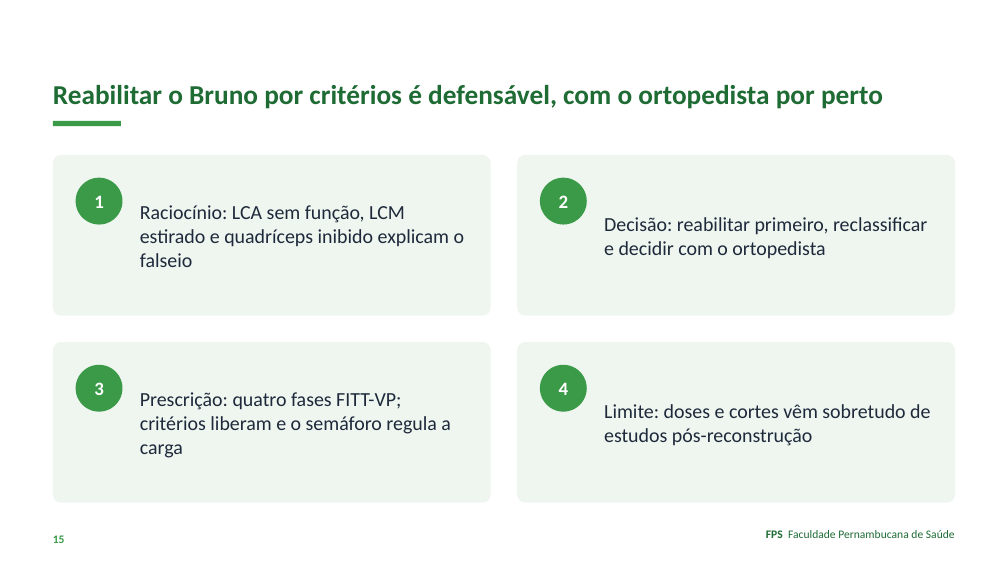
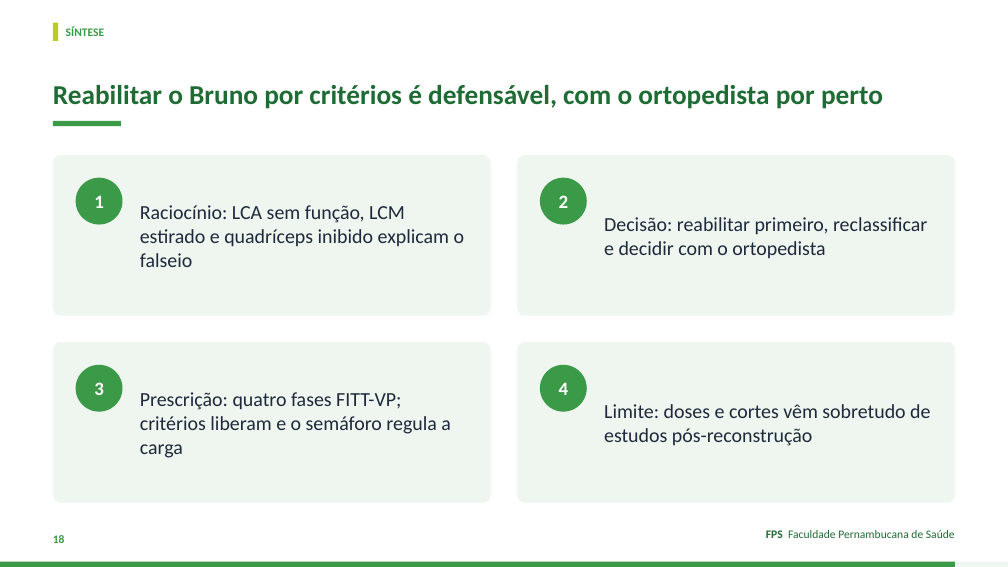
Before and after one commit to Institutomoraisandrade/CRM, a slide deck: slide 18 of trabalho-fps/trabalhos/2026-11-09-caso04-lca-lcm/apresentacao.pptx (slide 15 before the commit). Drawn at 1008x567 pixels with LibreOffice and Linux fonts; fonts in the diff are those of the drawing. Boxes give left, top, right and bottom in pixels: in the first picture for what was removed or moved away, otherwise in the second. Text is boxed around its words. In the diff, an @@ line names an element or a change of style, - is before the commit and + after.

```diff
--- a/trabalho-fps/trabalhos/2026-11-09-caso04-lca-lcm/apresentacao.pptx
+++ b/trabalho-fps/trabalhos/2026-11-09-caso04-lca-lcm/apresentacao.pptx
@@ rectangle added at <box>53,23,58,41</box>, fill #B9CC1F @@
@@ text added at <box>66,26,105,36</box>, 11 pt, text #3A9A47, bold @@
+SÍNTESE
@@ rectangle added at <box>0,562,1008,567</box>, fill #EEF6EF @@
@@ rectangle added at <box>0,562,955,567</box>, fill #3A9A47 @@
```
Also in this commit, not shown: 20 other slides changed, 3 slides added, 12 other files.
